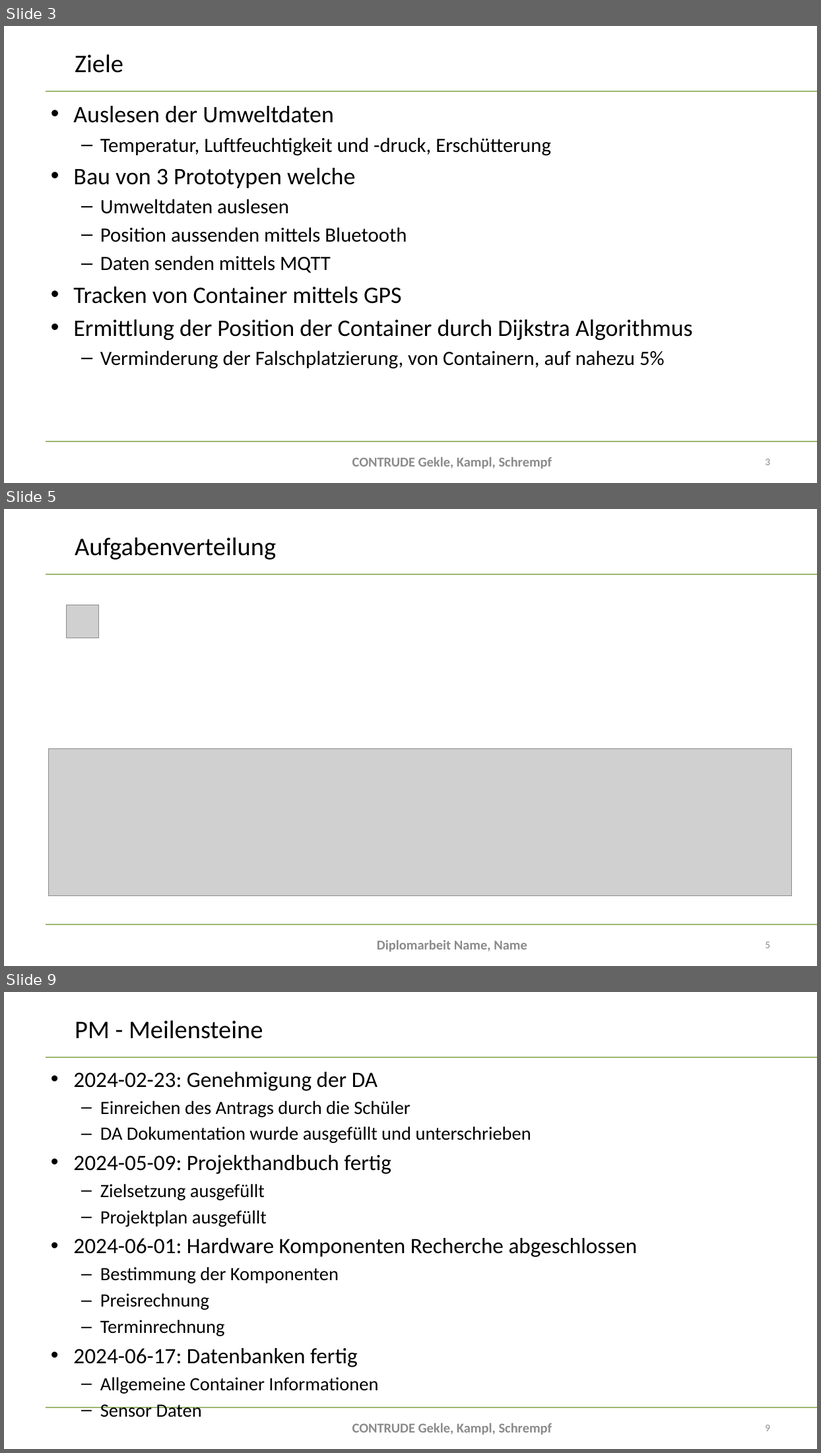
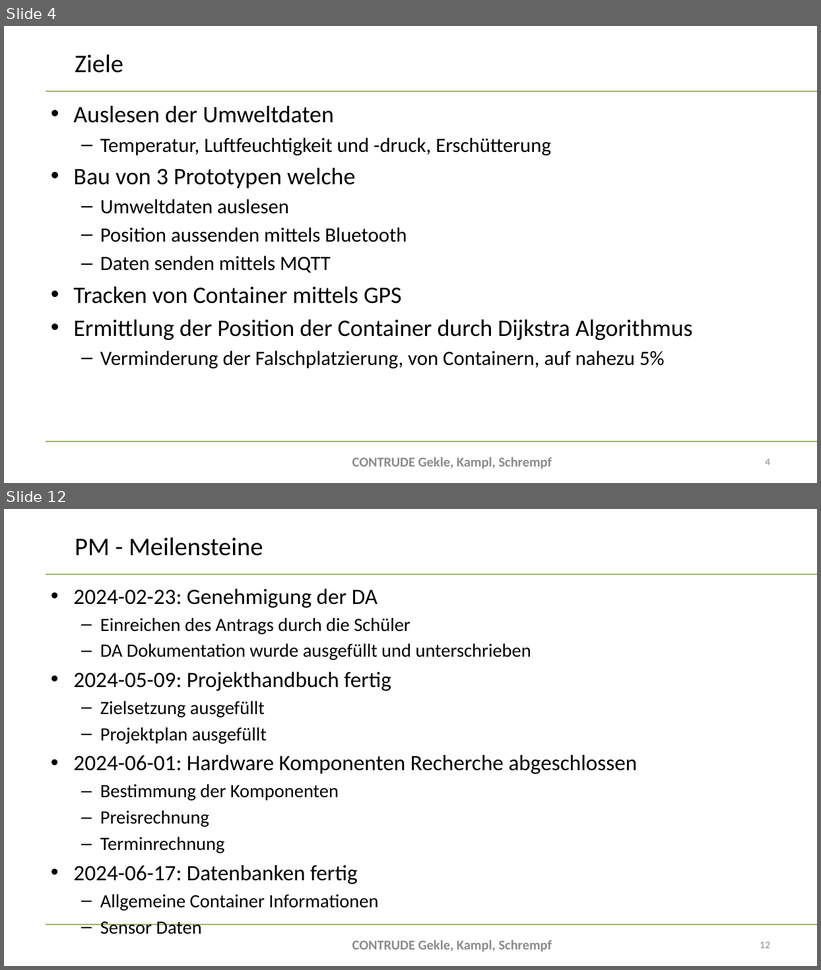
Before and after one commit to bitsneak/Contrude, a slide deck: Diplomarbeit/doc/Presentations/DA-Präsentation2024_Erstpräsentation.pptx. Shown one above the other, each under a label of ours: slides 3, 5 and 9 before the commit, slides 4 and 12 after it; the slides between them are not shown. The pictures are 821x1453 and 821x970 pixels, drawn with LibreOffice and Linux fonts; fonts in the diff are those of the drawing; grey boxes stand for pictures; background and template pictures are left out. Boxes give left, top, right and bottom in pixels: in the first picture for what was removed or moved away, otherwise in the second. Text is boxed around its words. In the diff, an @@ line names an element or a change of style, - is before the commit and + after.

```diff
--- a/Diplomarbeit/doc/Presentations/DA-Präsentation2024_Erstpräsentation.pptx
+++ b/Diplomarbeit/doc/Presentations/DA-Präsentation2024_Erstpräsentation.pptx
@@ slide 5 removed at (x1=4, y1=509, x2=817, y2=966), background #FFFFFF; not listed: 2 template elements that a slide beside it also shows @@
@@ title removed at (x1=75, y1=537, x2=276, y2=560) @@
-Aufgabenverteilung
@@ picture removed at (x1=66, y1=605, x2=98, y2=638) @@
@@ picture removed at (x1=48, y1=749, x2=793, y2=896) @@
@@ text removed at (x1=377, y1=940, x2=527, y2=952) @@
-Diplomarbeit Name, Name
@@ page number removed at (x1=765, y1=942, x2=770, y2=949) @@
-5
@@ what was slide 3 is now slide 4 @@
@@ page number at (x1=765, y1=459, x2=770, y2=466): text changed @@
-3
+4
@@ what was slide 9 is now slide 12 @@
@@ page number at (x1=760, y1=942, x2=770, y2=949): text changed @@
-9
+12
```
Also in this commit, not shown: 7 slides changed, 6 slides added, 1 other slide removed, 1 other file.
